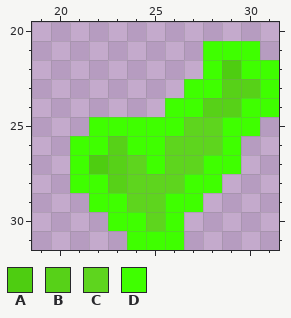
One commit to this pixel-art sprite: data/images/done.png. Above is the file before it was changed.
The file is 32x32 pixels. Colours within 5 levels of each other are drawn and written as one. Shown: x 19..31, y 20..31.
Palette (. is transparent): A #4ecd11  B #57d118  C #5ed51e  D #3fff00
After:
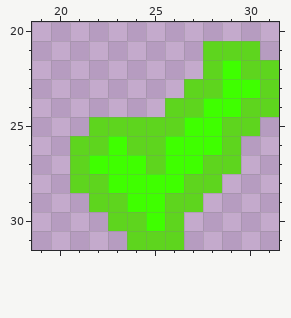
Changes in this commit:
{"colour":"C","old":"#5ed51e","new":"#3fff00"}
{"colour":"D","old":"#3fff00","new":"#5ed51e"}
{"y":22,"x":29,"old":"A","new":"C"}
{"y":23,"x":29,"old":"BB","new":"CC"}
{"y":24,"x":28,"old":"BB","new":"CC"}
{"y":26,"x":23,"old":"B","new":"C"}
{"y":27,"x":22,"old":"AB","new":"CC"}
{"y":28,"x":23,"old":"B","new":"C"}
